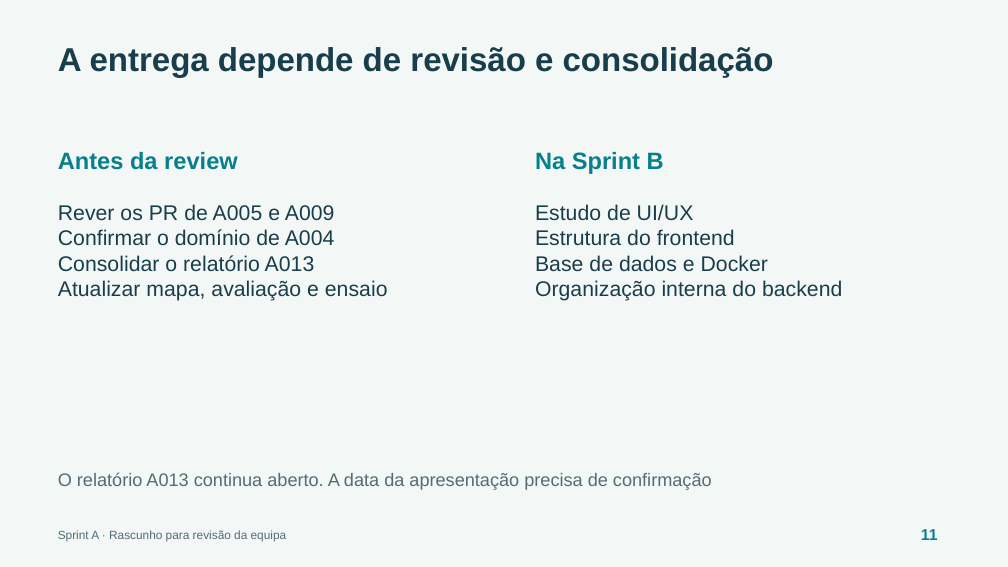
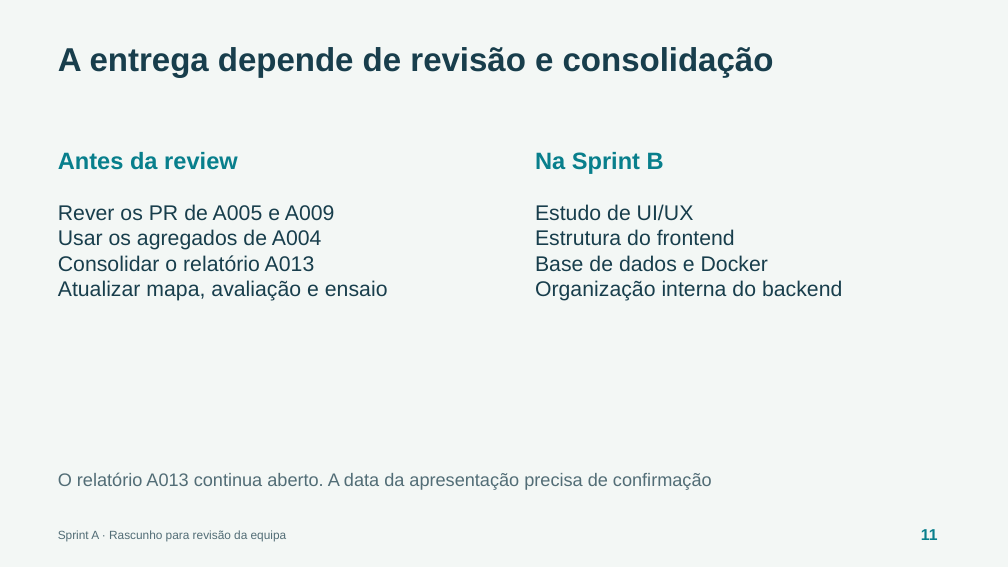
Before and after one commit to escobar0304/ProjInter-2-1, a slide deck: slide 11 of docs/entregas/sprint-review-a/sprint-review-a.pptx. Drawn at 1008x567 pixels with LibreOffice and Linux fonts; fonts in the diff are those of the drawing. Boxes give left, top, right and bottom in pixels: in the first picture for what was removed or moved away, otherwise in the second. Text is boxed around its words. In the diff, an @@ line names an element or a change of style, - is before the commit and + after.

```diff
--- a/docs/entregas/sprint-review-a/sprint-review-a.pptx
+++ b/docs/entregas/sprint-review-a/sprint-review-a.pptx
@@ text at bbox=[58, 229, 322, 250]: text changed @@
-Confirmar o domínio de A004
+Usar os agregados de A004
```
Also in this commit, not shown: 2 other slides changed, 3 other files.
